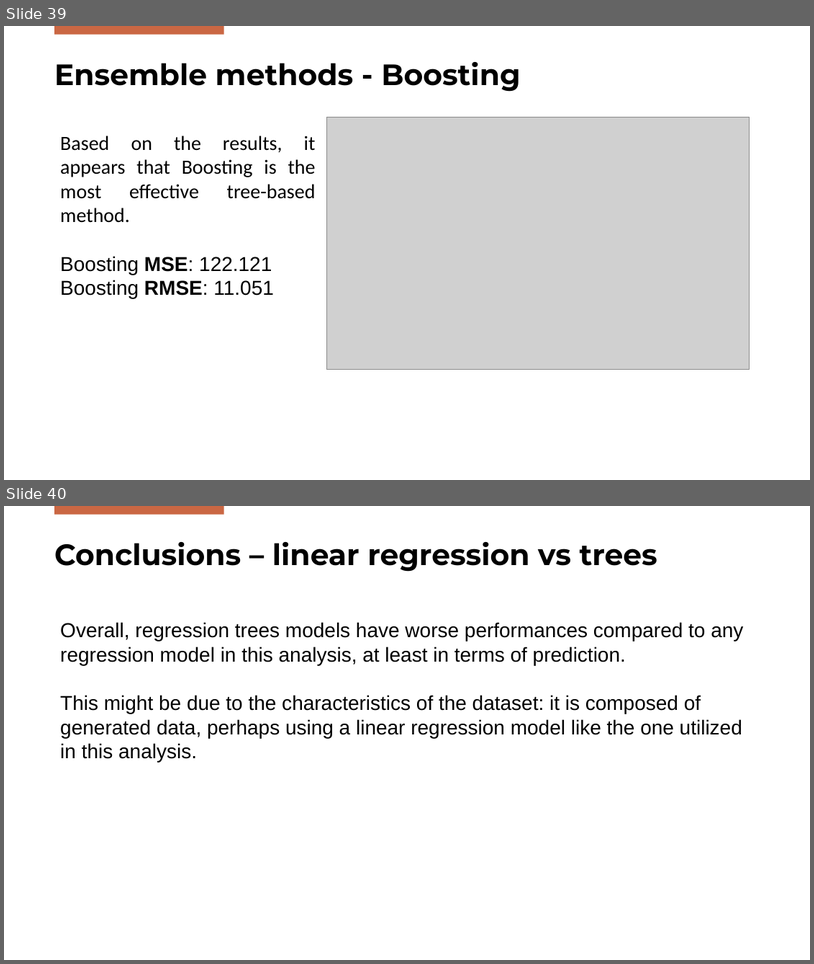
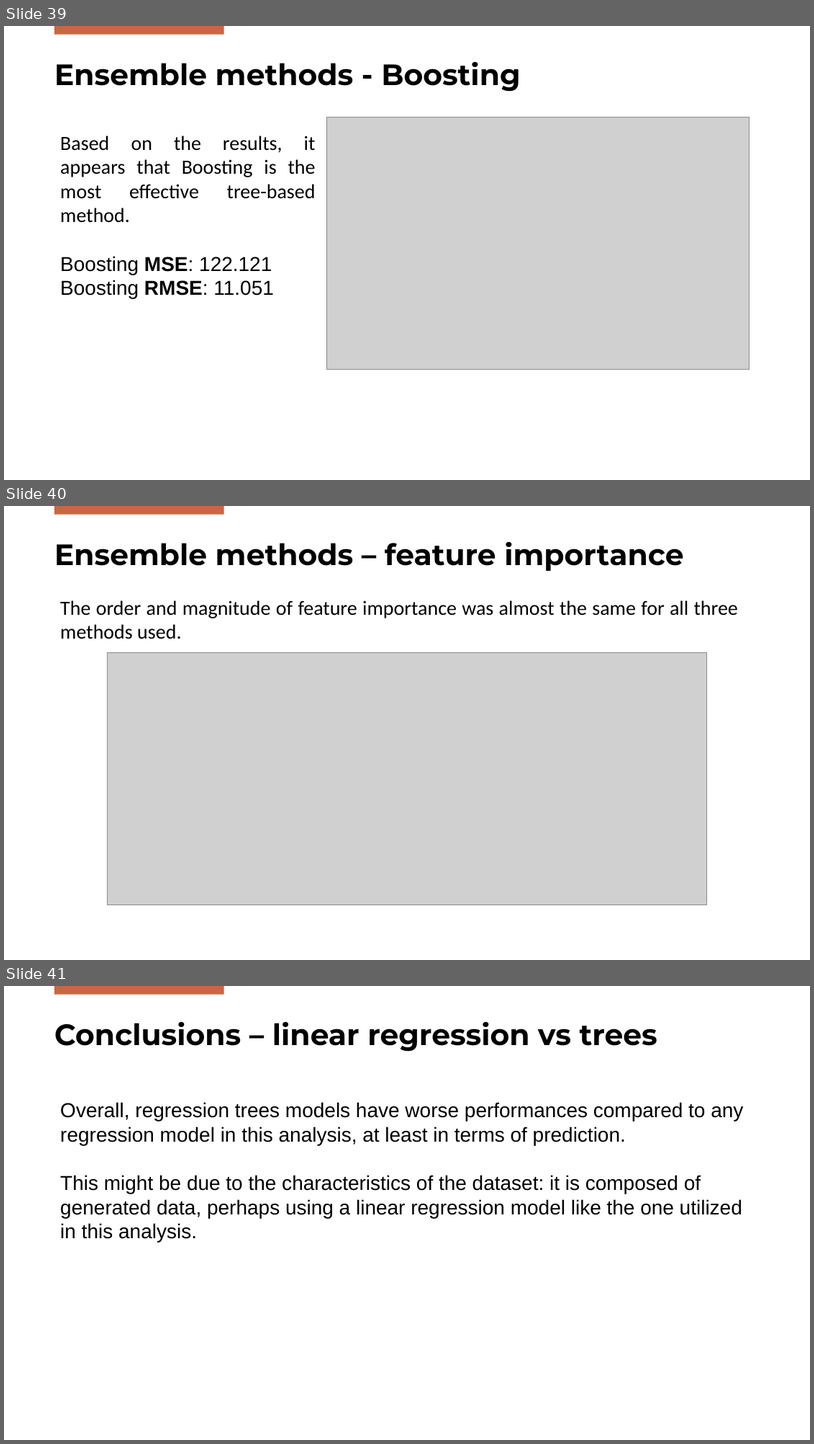
Before and after one commit to DanieleGotti/Food_Delivery_Time_Prediction, a slide deck: Presentation_Gotti_Mazzoleni.pptx. Shown one above the other, each under a label of ours: slides 39 and 40 before the commit, slides 39, 40 and 41 after it. The pictures are 814x964 and 814x1444 pixels, drawn with LibreOffice and Linux fonts; fonts in the diff are those of the drawing; grey boxes stand for pictures; background and template pictures are left out. Boxes give left, top, right and bottom in pixels: in the first picture for what was removed or moved away, otherwise in the second. Text is boxed around its words. In the diff, an @@ line names an element or a change of style, - is before the commit and + after.

```diff
--- a/Presentation_Gotti_Mazzoleni.pptx
+++ b/Presentation_Gotti_Mazzoleni.pptx
@@ slide 40 added at (x1=4, y1=506, x2=810, y2=960), background #FFFFFF; not listed: 1 template element that a slide beside it also shows @@
@@ title added at (x1=54, y1=542, x2=684, y2=571), 35 pt, text #000000, bold @@
+Ensemble methods – feature importance
@@ text added at (x1=60, y1=600, x2=738, y2=639), 24 pt, text #000000 @@
+The order and magnitude of feature importance was almost the same for all three methods used.
@@ picture added at (x1=108, y1=652, x2=707, y2=905) @@
@@ what was slide 40 is now slide 41 @@
```
